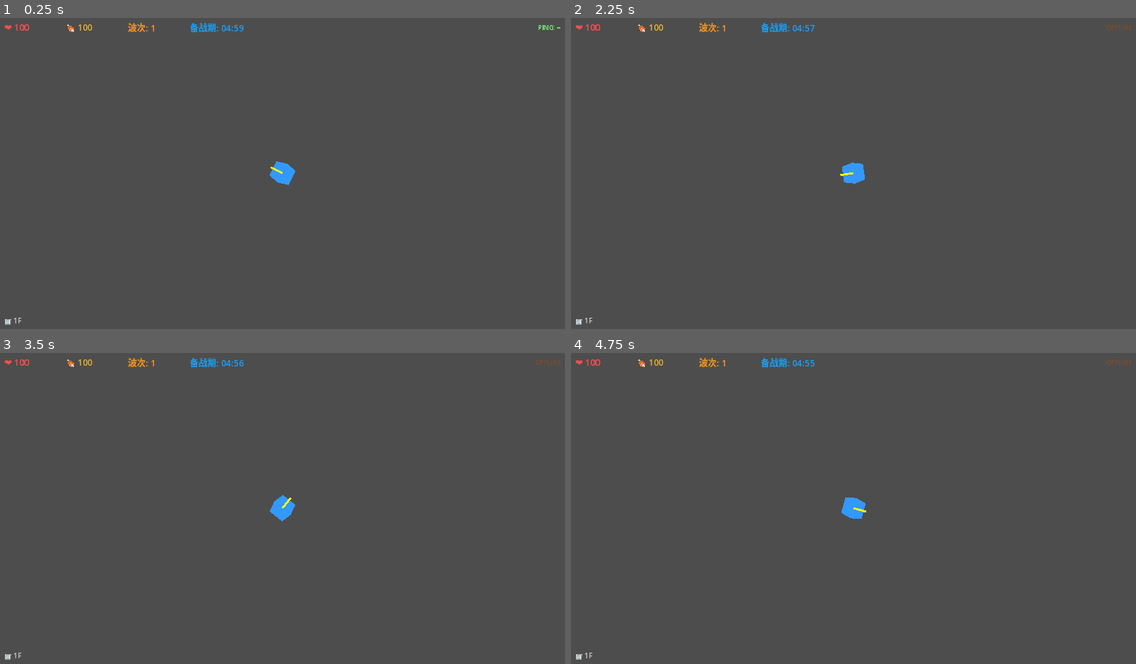
Above: before the commit, frames 1-4 (two rows, left to right).
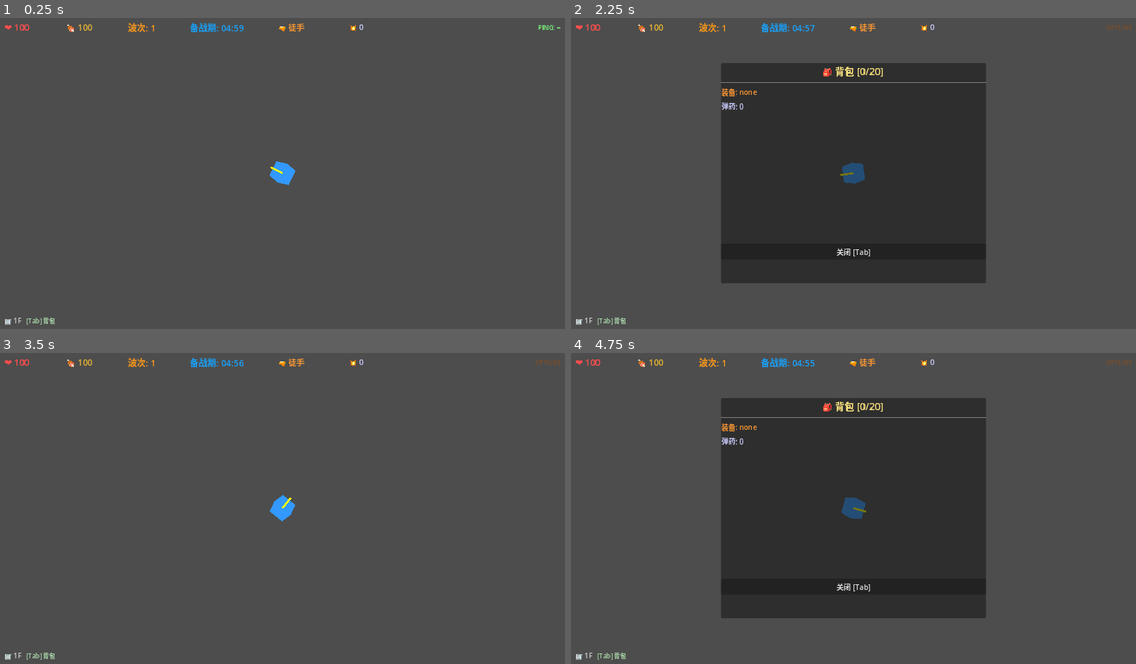
Above: after the commit, the same moments.

Repository: hewenze11/mall-survival
Game: Godot game, scene res://scenes/Game.tscn
Same seed, same stepped clock (60 frames per second), same inputs: the game is played once before the commit and once after it. This scene is started directly instead of the project's main scene.
Inputs (mouse positions are in pixels of both pictures, inside the frame that each line leads up to):
- Up to frame 1 (0.25 s): no input
- Up to frame 2 (2.25 s): tap Enter at 0.5 s; move the mouse to (977, 157) at 0.52 s; hold D (move_right) 0.53-1.25 s; tap E (interact, bound only after the commit) at 0.6 s; tap Tab at 0.8, 2.1 s; click (853, 251) at 1.25 s, where only the run after the commit has a clickable "关闭 [Tab]"; tap Space at 2 s; move the mouse to (740, 189) at 2.02 s; hold S (move_down) from 2.03 s (still down)
- Up to frame 3 (3.5 s): tap E (interact, bound only after the commit) at 2.3 s; tap Enter at 2.75 s; move the mouse to (339, 436) at 2.77 s; release S (move_down) at 2.78 s; hold D (move_right) from 2.78 s (still down); click (339, 436) at 2.85 s; tap Tab at 3.05 s
- Up to frame 4 (4.75 s): tap Space at 3.5 s; move the mouse to (825, 570) at 3.52 s; release D (move_right) at 3.53 s; hold W (move_up) 3.53-4.28 s; tap E (interact, bound only after the commit) at 3.6 s; tap Enter at 4.25 s; move the mouse to (1023, 555) at 4.27 s; hold A (move_left) from 4.28 s (still down); tap Tab at 4.35 s

The runs differ from the first frame. In frame 1, 0.1% of the frame differs, in the area x 4-65%, y 1-99%; in frame 2, 33%, in the area x 4-74%, y 1-99%; in frame 3, 0.1%; in frame 4, 33%.

Commit message:
feat: M5 inventory and resource system
- Add Item schema (id, type, name, x, y, floor, value, isPickedUp)
- Add InventoryItem schema (itemType, itemName, quantity, value)
- Update Player schema: inventory MapSchema, inventoryCount, equippedWeapon, ammo, currentFloor
- Update GameState schema: items MapSchema
- Add ItemSystem: spawnInitialItems, handlePickup (server-side distance validation), handleUseItem
- Update GameRoom: integrate ItemSystem, handle 'pickup' and 'use_item' messages
- Client: ItemSprite.gd/tscn for in-world item rendering with E-key pickup prompt
- Client: Inventory.gd/tscn - Tab key toggle, displays inventory items, click to use
- Client: NetworkManager - send_pickup(), send_use_item(), pickup_result/use_item_result signals
- Client: Game.gd - items_container, _sync_items(), Inventory UI integration
- Client: HUD.gd - update_weapon() for equipped weapon and ammo display
- Client: project.godot - add 'interact' (E key) input action
- 4 item types: food (hunger+), medicine (health+), weapon (equip), ammo (ammo+)
- Items spawn across 3 floors (5-7 per floor), weighted random selection
- Inventory capacity: 20 slots, same-type items stack

Diff:
--- a/client/project.godot
+++ b/client/project.godot
@@ -58,6 +58,11 @@
 "events": [Object(InputEventMouseButton,"resource_local_to_scene":false,"resource_name":"","device":-1,"window_id":0,"a …(253 unchanged characters)…
 ]
 }
+interact={
+"deadzone": 0.5,
+"events": [Object(InputEventKey,"resource_local_to_scene":false,"resource_name":"","device":-1,"window_id":0,"alt_pressed":false,"shift_pressed":false,"ctrl_pressed":false,"meta_pressed":false,"pressed":false,"keycode":0,"physical_keycode":69,"key_label":0,"unicode":101,"echo":false,"script":null)
+]
+}
 
 [physics]
 
--- a/client/scenes/Game.tscn
+++ b/client/scenes/Game.tscn
@@ -1,7 +1,8 @@
-[gd_scene load_steps=4 format=3 uid="uid://game_scene"]
+[gd_scene load_steps=5 format=3 uid="uid://game_scene"]
 
 [ext_resource type="Script" path="res://scripts/Game.gd" id="1_game"]
 [ext_resource type="Script" path="res://scripts/HUD.gd" id="2_hud"]
+[ext_resource type="Script" path="res://scripts/Inventory.gd" id="3_inv"]
 
 [node name="Game" type="Node2D"]
 script = ExtResource("1_game")
@@ -14,6 +15,8 @@
 [node name="players_container" type="Node2D" parent="."]
 
 [node name="zombies_container" type="Node2D" parent="."]
+
+[node name="items_container" type="Node2D" parent="."]
 
 [node name="HUD" type="CanvasLayer" parent="."]
 script = ExtResource("2_hud")
@@ -63,6 +66,20 @@
 theme_override_colors/font_color = Color(0.3, 0.8, 1, 1)
 text = "备战期: 05:00"
 
+[node name="weapon_label" type="Label" parent="HUD/HUDContainer/TopBar"]
+layout_mode = 2
+custom_minimum_size = Vector2(140, 0)
+theme_override_font_sizes/font_size = 18
+theme_override_colors/font_color = Color(1.0, 0.6, 0.2, 1)
+text = "🔫 none"
+
+[node name="ammo_label" type="Label" parent="HUD/HUDContainer/TopBar"]
+layout_mode = 2
+custom_minimum_size = Vector2(80, 0)
+theme_override_font_sizes/font_size = 18
+theme_override_colors/font_color = Color(0.8, 0.8, 1.0, 1)
+text = "💥 0"
+
 [node name="Spacer" type="Control" parent="HUD/HUDContainer/TopBar"]
 layout_mode = 2
 size_flags_horizontal = 3
@@ -87,3 +104,74 @@
 theme_override_font_sizes/font_size = 16
 theme_override_colors/font_color = Color(0.8, 0.8, 0.8, 1)
 text = "🏢 1F"
+
+[node name="inventory_hint_label" type="Label" parent="HUD/HUDContainer/BottomBar"]
+layout_mode = 2
+theme_override_font_sizes/font_size = 14
+theme_override_colors/font_color = Color(0.7, 0.9, 0.7, 1)
+text = "  [Tab] 背包"
+
+[node name="Inventory" type="CanvasLayer" parent="."]
+layer = 10
+script = ExtResource("3_inv")
+
+[node name="inventory_panel" type="PanelContainer" parent="Inventory"]
+visible = false
+layout_mode = 1
+anchor_left = 0.5
+anchor_top = 0.5
+anchor_right = 0.5
+anchor_bottom = 0.5
+offset_left = -300.0
+offset_top = -250.0
+offset_right = 300.0
+offset_bottom = 250.0
+
+[node name="VBoxContainer" type="VBoxContainer" parent="Inventory/inventory_panel"]
+layout_mode = 2
+theme_override_constants/separation = 8
+
+[node name="title_label" type="Label" parent="Inventory/inventory_panel/VBoxContainer"]
+layout_mode = 2
+theme_override_font_sizes/font_size = 22
+theme_override_colors/font_color = Color(1, 0.9, 0.5, 1)
+text = "🎒 背包 [0/20]"
+horizontal_alignment = 1
+
+[node name="HSeparator" type="HSeparator" parent="Inventory/inventory_panel/VBoxContainer"]
+layout_mode = 2
+
+[node name="weapon_label" type="Label" parent="Inventory/inventory_panel/VBoxContainer"]
+layout_mode = 2
+theme_override_font_sizes/font_size = 16
+theme_override_colors/font_color = Color(1.0, 0.6, 0.2, 1)
+text = "装备: none"
+
+[node name="ammo_label" type="Label" parent="Inventory/inventory_panel/VBoxContainer"]
+layout_mode = 2
+theme_override_font_sizes/font_size = 16
+theme_override_colors/font_color = Color(0.8, 0.8, 1.0, 1)
+text = "弹药: 0"
+
+[node name="HSeparator2" type="HSeparator" parent="Inventory/inventory_panel/VBoxContainer"]
+layout_mode = 2
+
+[node name="ScrollContainer" type="ScrollContainer" parent="Inventory/inventory_panel/VBoxContainer"]
+layout_mode = 2
+custom_minimum_size = Vector2(560, 260)
+
+[node name="item_grid" type="GridContainer" parent="Inventory/inventory_panel/VBoxContainer/ScrollContainer"]
+layout_mode = 2
+size_flags_horizontal = 3
+columns = 4
+theme_override_constants/h_separation = 8
+theme_override_constants/v_separation = 8
+
+[node name="HSeparator3" type="HSeparator" parent="Inventory/inventory_panel/VBoxContainer"]
+layout_mode = 2
+
+[node name="close_button" type="Button" parent="Inventory/inventory_panel/VBoxContainer"]
+layout_mode = 2
+custom_minimum_size = Vector2(0, 36)
+theme_override_font_sizes/font_size = 16
+text = "关闭 [Tab]"
--- /dev/null
+++ b/client/scenes/Inventory.tscn
@@ -0,0 +1,68 @@
+[gd_scene load_steps=2 format=3 uid="uid://inventory_scene"]
+
+[ext_resource type="Script" path="res://scripts/Inventory.gd" id="1_inv"]
+
+[node name="Inventory" type="CanvasLayer"]
+layer = 10
+script = ExtResource("1_inv")
+
+[node name="inventory_panel" type="PanelContainer" parent="."]
+visible = false
+layout_mode = 1
+anchor_left = 0.5
+anchor_top = 0.5
+anchor_right = 0.5
+anchor_bottom = 0.5
+offset_left = -300.0
+offset_top = -250.0
+offset_right = 300.0
+offset_bottom = 250.0
+
+[node name="VBoxContainer" type="VBoxContainer" parent="inventory_panel"]
+layout_mode = 2
+theme_override_constants/separation = 8
+
+[node name="title_label" type="Label" parent="inventory_panel/VBoxContainer"]
+layout_mode = 2
+theme_override_font_sizes/font_size = 22
+theme_override_colors/font_color = Color(1, 0.9, 0.5, 1)
+text = "🎒 背包 [0/20]"
+horizontal_alignment = 1
+
+[node name="HSeparator" type="HSeparator" parent="inventory_panel/VBoxContainer"]
+layout_mode = 2
+
+[node name="weapon_label" type="Label" parent="inventory_panel/VBoxContainer"]
+layout_mode = 2
+theme_override_font_sizes/font_size = 16
+theme_override_colors/font_color = Color(1.0, 0.6, 0.2, 1)
+text = "装备: none"
+
+[node name="ammo_label" type="Label" parent="inventory_panel/VBoxContainer"]
+layout_mode = 2
+theme_override_font_sizes/font_size = 16
+theme_override_colors/font_color = Color(0.8, 0.8, 1.0, 1)
+text = "弹药: 0"
+
+[node name="HSeparator2" type="HSeparator" parent="inventory_panel/VBoxContainer"]
+layout_mode = 2
+
+[node name="ScrollContainer" type="ScrollContainer" parent="inventory_panel/VBoxContainer"]
+layout_mode = 2
+custom_minimum_size = Vector2(560, 300)
+
+[node name="item_grid" type="GridContainer" parent="inventory_panel/VBoxContainer/ScrollContainer"]
+layout_mode = 2
+size_flags_horizontal = 3
+columns = 4
+theme_override_constants/h_separation = 8
+theme_override_constants/v_separation = 8
+
+[node name="HSeparator3" type="HSeparator" parent="inventory_panel/VBoxContainer"]
+layout_mode = 2
+
+[node name="close_button" type="Button" parent="inventory_panel/VBoxContainer"]
+layout_mode = 2
+custom_minimum_size = Vector2(0, 36)
+theme_override_font_sizes/font_size = 16
+text = "关闭 [Tab]"
--- /dev/null
+++ b/client/scenes/ItemSprite.tscn
@@ -0,0 +1,35 @@
+[gd_scene load_steps=2 format=3 uid="uid://item_sprite_scene"]
+
+[ext_resource type="Script" path="res://scripts/ItemSprite.gd" id="1_item"]
+
+[node name="ItemSprite" type="Node2D"]
+script = ExtResource("1_item")
+
+[node name="icon_label" type="Label" parent="."]
+offset_left = -16.0
+offset_top = -20.0
+offset_right = 16.0
+offset_bottom = 0.0
+theme_override_font_sizes/font_size = 22
+horizontal_alignment = 1
+
+[node name="name_label" type="Label" parent="."]
+offset_left = -40.0
+offset_top = 2.0
+offset_right = 40.0
+offset_bottom = 18.0
+theme_override_font_sizes/font_size = 11
+theme_override_colors/font_color = Color(0.9, 0.9, 0.9, 1)
+horizontal_alignment = 1
+text = "物品"
+
+[node name="prompt_label" type="Label" parent="."]
+visible = false
+offset_left = -50.0
+offset_top = -40.0
+offset_right = 50.0
+offset_bottom = -24.0
+theme_override_font_sizes/font_size = 12
+theme_override_colors/font_color = Color(1, 1, 0.4, 1)
+horizontal_alignment = 1
+text = "[E] 拾取"
--- a/client/scripts/Game.gd
+++ b/client/scripts/Game.gd
@@ -5,9 +5,11 @@
 
 const PLAYER_SCENE = preload("res://scenes/Player.tscn")
 const REMOTE_PLAYER_SCENE_PATH = "res://scenes/Player.tscn"  # Reuse same visual, different script
+const ITEM_SPRITE_SCENE = preload("res://scenes/ItemSprite.tscn")
 
 var local_player: CharacterBody2D = null
 var remote_players: Dictionary = {}  # player_id -> RemotePlayer node
+var item_sprites: Dictionary = {}    # item_id -> ItemSprite node
 
 var current_wave: int = 1
 var game_phase: String = "PREP"  # "PREP" or "WAVE"
@@ -16,12 +18,15 @@
 
 @onready var players_container: Node2D = $players_container
 @onready var zombies_container: Node2D = $zombies_container
+@onready var items_container: Node2D = $items_container
 @onready var hud: Node = $HUD
 @onready var camera: Camera2D = $Camera2D
+@onready var inventory_ui: CanvasLayer = $Inventory
 
 
 func _ready() -> void:
 	print("[Game] Game scene loaded")
+	add_to_group("game")
 
 	# Connect NetworkManager signals
 	NetworkManager.state_updated.connect(_on_state_updated)
@@ -39,6 +44,12 @@
 		hud.update_wave(current_wave)
 		hud.update_phase(game_phase, prep_countdown)
 
+	# Wire inventory close button
+	if inventory_ui:
+		var close_btn = inventory_ui.get_node_or_null("inventory_panel/VBoxContainer/close_button")
+		if close_btn:
+			close_btn.pressed.connect(func(): inventory_ui.hide_inventory())
+
 
 func _process(delta: float) -> void:
 	# Update prep countdown timer locally (server will correct it)
@@ -54,6 +65,11 @@
 		_update_ping_display()
 
 
+func _input(event: InputEvent) -> void:
+	# Tab键在Player.gd和Inventory.gd中均有处理，这里不重复
+	pass
+
+
 func _spawn_local_player() -> void:
 	local_player = PLAYER_SCENE.instantiate()
 	players_container.add_child(local_player)
@@ -79,7 +95,6 @@
 	var remote = scene.instantiate()
 
 	# Override script with RemotePlayer
-	# Since we're reusing Player.tscn, set script manually
 	var remote_script = load("res://scripts/RemotePlayer.gd")
 	remote.set_script(remote_script)
 
@@ -106,6 +121,55 @@
 
 
 # ============================================================
+# Item management
+# ============================================================
+
+func _sync_items(items: Dictionary) -> void:
+	var current_floor = 1  # TODO: get from player state
+
+	# Remove items no longer in state
+	var to_remove: Array = []
+	for item_id in item_sprites:
+		if not items.has(item_id):
+			to_remove.append(item_id)
+	for item_id in to_remove:
+		if item_sprites.has(item_id):
+			item_sprites[item_id].queue_free()
+			item_sprites.erase(item_id)
+
+	# Add/update items
+	for item_id in items:
+		var item_data = items[item_id]
+		if typeof(item_data) != TYPE_DICTIONARY:
+			continue
+
+		var item_floor = item_data.get("floor", 1)
+		# Only show items on current floor
+		if item_floor != current_floor:
+			# Hide if exists on wrong floor
+			if item_sprites.has(item_id):
+				item_sprites[item_id].visible = false
+			continue
+
+		if not item_sprites.has(item_id):
+			# Spawn new item sprite
+			var sprite = ITEM_SPRITE_SCENE.instantiate()
+			items_container.add_child(sprite)
+			sprite.initialize(
+				item_id,
+				item_data.get("type", "food"),
+				item_data.get("name", "物品"),
+				item_data.get("x", 0.0),
+				item_data.get("y", 0.0),
+				item_floor
+			)
+			item_sprites[item_id] = sprite
+		else:
+			# Ensure visible on correct floor
+			item_sprites[item_id].visible = true
+
+
+# ============================================================
 # NetworkManager signal handlers
 # ============================================================
 
@@ -121,6 +185,10 @@
 
 	if state.has("countdown"):
 		prep_countdown = state["countdown"]
+
+	# Sync items from state
+	if state.has("items") and typeof(state["items"]) == TYPE_DICTIONARY:
+		_sync_items(state["items"])
 
 	# Sync remote players from full state
 	if state.has("players"):
@@ -138,6 +206,12 @@
 						local_player.set_hunger(pdata["hunger"])
 						if hud:
 							hud.update_hunger(pdata["hunger"])
+					# Update HUD weapon/ammo display
+					if hud:
+						var weapon = pdata.get("equippedWeapon", "none")
+						var ammo = pdata.get("ammo", 0)
+						if hud.has_method("update_weapon"):
+							hud.update_weapon(weapon, ammo)
 				else:
 					if remote_players.has(pid):
 						remote_players[pid].update_state(players[pid])
@@ -174,7 +248,6 @@
 
 
 func _update_ping_display() -> void:
-	# Approximate ping display (real ping would require pong messages)
 	if hud:
 		var status = "ONLINE" if NetworkManager.is_connected_to_room() else "OFFLINE"
 		hud.update_ping(status)
--- a/client/scripts/HUD.gd
+++ b/client/scripts/HUD.gd
@@ -1,7 +1,7 @@
 extends CanvasLayer
 
 # HUD.gd - Heads-Up Display for Mall Survival
-# Shows health, hunger, wave number, and phase countdown
+# Shows health, hunger, wave number, phase countdown, and weapon info
 
 var _health: int = 100
 var _hunger: int = 100
@@ -13,6 +13,8 @@
 @onready var wave_label: Label = $HUDContainer/TopBar/wave_label
 @onready var phase_label: Label = $HUDContainer/TopBar/phase_label
 @onready var ping_label: Label = $HUDContainer/TopBar/PingLabel
+@onready var weapon_label: Label = $HUDContainer/TopBar/weapon_label
+@onready var ammo_label: Label = $HUDContainer/TopBar/ammo_label
 
 
 func _ready() -> void:
@@ -20,13 +22,13 @@
 	update_hunger(100)
 	update_wave(1)
 	update_phase("PREP", 300.0)
+	update_weapon("none", 0)
 
 
 func update_health(value: int) -> void:
 	_health = clamp(value, 0, 100)
 	if health_label:
 		health_label.text = "❤️ %d" % _health
-		# Color feedback: red when low health
 		if _health <= 25:
 			health_label.modulate = Color(1, 0.2, 0.2, 1)
 		elif _health <= 50:
@@ -39,7 +41,6 @@
 	_hunger = clamp(value, 0, 100)
 	if hunger_label:
 		hunger_label.text = "🍖 %d" % _hunger
-		# Color feedback: orange when hungry
 		if _hunger <= 25:
 			hunger_label.modulate = Color(1, 0.3, 0.1, 1)
 		elif _hunger <= 50:
@@ -70,6 +71,16 @@
 			phase_label.modulate = Color(1, 1, 1, 1)
 
 
+func update_weapon(weapon: String, player_ammo: int) -> void:
+	if weapon_label:
+		match weapon:
+			"pistol":  weapon_label.text = "🔫 手枪"
+			"shotgun": weapon_label.text = "💥 霰弹枪"
+			_:         weapon_label.text = "🔫 徒手"
+	if ammo_label:
+		ammo_label.text = "💥 %d" % player_ammo
+
+
 func update_ping(status: String) -> void:
 	if ping_label:
 		ping_label.text = status
@@ -79,6 +90,5 @@
 			ping_label.modulate = Color(1, 0.3, 0.3, 1)
 
 
-func show_message(text: String, duration: float = 3.0) -> void:
-	# TODO: Show a temporary message on screen
+func show_message(text: String, _duration: float = 3.0) -> void:
 	print("[HUD] Message: %s" % text)
--- /dev/null
+++ b/client/scripts/Inventory.gd
@@ -0,0 +1,179 @@
+extends CanvasLayer
+
+# Inventory.gd - 背包UI控制器
+# Tab 键开关，显示玩家背包内容，支持使用物品
+
+var _visible_panel: bool = false
+var _item_buttons: Array = []
+
+@onready var inventory_panel: PanelContainer = $inventory_panel
+@onready var item_grid: GridContainer = $inventory_panel/VBoxContainer/ScrollContainer/item_grid
+@onready var weapon_label: Label = $inventory_panel/VBoxContainer/weapon_label
+@onready var ammo_label: Label = $inventory_panel/VBoxContainer/ammo_label
+@onready var title_label: Label = $inventory_panel/VBoxContainer/title_label
+@onready var close_button: Button = $inventory_panel/VBoxContainer/close_button
+
+
+func _ready() -> void:
+	# 初始隐藏
+	inventory_panel.visible = false
+	_visible_panel = false
+
+	# 关闭按钮
+	if close_button:
+		close_button.pressed.connect(hide_inventory)
+
+	# 连接状态更新信号
+	NetworkManager.state_updated.connect(_on_state_updated)
+
+	print("[Inventory] Inventory UI ready")
+
+
+func _input(event: InputEvent) -> void:
+	# Tab 键切换背包显示
+	if event is InputEventKey and event.pressed and not event.echo:
+		if event.keycode == KEY_TAB:
+			toggle_visibility()
+			get_viewport().set_input_as_handled()
+
+
+func toggle_visibility() -> void:
+	_visible_panel = !_visible_panel
+	inventory_panel.visible = _visible_panel
+	if _visible_panel:
+		_refresh_inventory()
+
+
+func hide_inventory() -> void:
+	_visible_panel = false
+	inventory_panel.visible = false
+
+
+func _on_state_updated(state: Dictionary) -> void:
+	# 如果背包开着，实时刷新
+	if _visible_panel:
+		_refresh_inventory()
+
+
+func _refresh_inventory() -> void:
+	# 清空现有物品按钮
+	for btn in _item_buttons:
+		if is_instance_valid(btn):
+			btn.queue_free()
+	_item_buttons.clear()
+
+	# 从服务端状态获取本地玩家数据
+	var my_id = NetworkManager.local_player_id
+	var state = NetworkManager.game_state
+
+	if not state.has("players"):
+		return
+
+	var players = state["players"]
+	if not players.has(my_id):
+		return
+
+	var player_data = players[my_id]
+
+	# 更新武器和弹药信息
+	var weapon = player_data.get("equippedWeapon", "none")
+	var player_ammo = player_data.get("ammo", 0)
+
+	if weapon_label:
+		var weapon_text = "none"
+		if weapon == "pistol":
+			weapon_text = "🔫 手枪"
+		elif weapon == "shotgun":
+			weapon_text = "💥 霰弹枪"
+		weapon_label.text = "装备: %s" % weapon_text
+
+	if ammo_label:
+		ammo_label.text = "弹药: %d" % player_ammo
+
+	# 显示背包物品
+	var inventory = player_data.get("inventory", {})
+	var inv_count = player_data.get("inventoryCount", 0)
+
+	# 更新标题显示容量
+	if title_label:
+		title_label.text = "🎒 背包 [%d/20]" % inv_count
+
+	if typeof(inventory) != TYPE_DICTIONARY:
+		return
+
+	for item_key in inventory:
+		var item_data = inventory[item_key]
+		if typeof(item_data) != TYPE_DICTIONARY:
+			continue
+
+		var item_name = item_data.get("itemName", item_key)
+		var item_type = item_data.get("itemType", "")
+		var quantity = item_data.get("quantity", 1)
+		var value = item_data.get("value", 0)
+
+		# 创建物品按钮
+		var btn = Button.new()
+		btn.text = _format_item_text(item_type, item_name, quantity, value)
+		btn.custom_minimum_size = Vector2(130, 60)
+		btn.tooltip_text = _get_item_tooltip(item_type, item_name, value)
+		btn.autowrap_mode = TextServer.AUTOWRAP_WORD
+
+		# 按物品类型设置颜色
+		var color = _get_item_color(item_type)
+		btn.add_theme_color_override("font_color", color)
+
+		# 绑定点击事件
+		var key_capture = item_key
+		btn.pressed.connect(func(): _on_item_clicked(key_capture))
+
+		item_grid.add_child(btn)
+		_item_buttons.append(btn)
+
+
+func _format_item_text(item_type: String, item_name: String, quantity: int, _value: int) -> String:
+	var icon = ""
+	match item_type:
+		"food":     icon = "🍞"
+		"medicine": icon = "💊"
+		"weapon":
+			if item_name == "pistol":
+				icon = "🔫"
+			else:
+				icon = "💥"
+		"ammo":     icon = "🔴"
+		_:          icon = "📦"
+	return "%s %s\n×%d" % [icon, item_name, quantity]
+
+
+func _get_item_tooltip(item_type: String, item_name: String, value: int) -> String:
+	match item_type:
+		"food":
+			return "%s\n恢复饥饿 +%d" % [item_name, value]
+		"medicine":
+			return "%s\n恢复血量 +%d" % [item_name, value]
+		"weapon":
+			if item_name == "pistol":
+				return "手枪\n伤害 %d\n点击装备" % value
+			elif item_name == "shotgun":
+				return "霰弹枪\n伤害 %d\n点击装备" % value
+			return "%s\n点击装备" % item_name
+		"ammo":
+			return "%s\n+%d发\n点击装填" % [item_name, value]
+	return item_name
+
+
+func _get_item_color(item_type: String) -> Color:
+	match item_type:
+		"food":     return Color(0.9, 0.7, 0.2)   # 金黄
+		"medicine": return Color(0.3, 1.0, 0.5)   # 绿色
+		"weapon":   return Color(1.0, 0.5, 0.2)   # 橙色
+		"ammo":     return Color(0.8, 0.8, 1.0)   # 淡蓝
+	return Color(1, 1, 1)
+
+
+func _on_item_clicked(item_key: String) -> void:
+	print("[Inventory] Using item: %s" % item_key)
+	NetworkManager.send_use_item(item_key)
+	# 短暂延迟后刷新UI（等待服务端响应）
+	await get_tree().create_timer(0.15).timeout
+	_refresh_inventory()
--- /dev/null
+++ b/client/scripts/ItemSprite.gd
@@ -0,0 +1,68 @@
+extends Node2D
+
+# ItemSprite.gd - 地图上物资的可视化节点
+# 玩家靠近时显示交互提示，按 E 键拾取
+
+const PICKUP_DISTANCE: float = 100.0
+
+var item_id: String = ""
+var item_type: String = ""
+var item_name: String = ""
+var item_floor: int = 1
+
+var _prompt_visible: bool = false
+
+@onready var name_label: Label = $name_label
+@onready var prompt_label: Label = $prompt_label
+@onready var icon_label: Label = $icon_label
+
+
+func _ready() -> void:
+	if prompt_label:
+		prompt_label.visible = false
+
+
+func initialize(id: String, type: String, name: String, x: float, y: float, floor: int) -> void:
+	item_id = id
+	item_type = type
+	item_name = name
+	item_floor = floor
+	global_position = Vector2(x, y)
+
+	if name_label:
+		name_label.text = name
+
+	if icon_label:
+		icon_label.text = _get_icon(type)
+
+
+func _process(_delta: float) -> void:
+	# 检测本地玩家距离，显示交互提示
+	var game = get_tree().get_first_node_in_group("game")
+	if not game:
+		return
+
+	var local_player = game.get("local_player")
+	if not local_player or not is_instance_valid(local_player):
+		return
+
+	var dist = global_position.distance_to(local_player.global_position)
+	var in_range = dist <= PICKUP_DISTANCE
+
+	if in_range != _prompt_visible:
+		_prompt_visible = in_range
+		if prompt_label:
+			prompt_label.visible = in_range
+
+	# E 键拾取
+	if in_range and Input.is_action_just_pressed("interact"):
+		NetworkManager.send_pickup(item_id)
+
+
+func _get_icon(type: String) -> String:
+	match type:
+		"food":     return "🍞"
+		"medicine": return "💊"
+		"weapon":   return "🔫"
+		"ammo":     return "🔴"
+	return "📦"
--- a/client/scripts/NetworkManager.gd
+++ b/client/scripts/NetworkManager.gd
@@ -13,6 +13,9 @@
 signal game_phase_updated(phase: String, countdown: float)
 signal damage_received(amount: int)
 signal room_error(code: int, message: String)
+signal pickup_result(success: bool, item_id: String)
+signal use_item_result(success: bool, item_key: String)
+signal items_updated(items: Dictionary)
 
 # Colyseus message protocol opcodes
 const PROTOCOL_JOIN = 10
@@ -145,6 +148,24 @@
 	if _state != ConnectionState.IN_ROOM:
 		return
 	_send_room_message({"type": "interact"})
+
+
+func send_pickup(item_id: String) -> void:
+	if _state != ConnectionState.IN_ROOM:
+		return
+	_send_room_message({
+		"type": "pickup",
+		"itemId": item_id
+	})
+
+
+func send_use_item(item_key: String) -> void:
+	if _state != ConnectionState.IN_ROOM:
+		return
+	_send_room_message({
+		"type": "use_item",
+		"itemKey": item_key
+	})
 
 
 func is_connected_to_room() -> bool:
@@ -247,6 +268,14 @@
 		"damage":
 			var amount = msg.get("amount", 0)
 			damage_received.emit(amount)
+		"pickup_result":
+			var success = msg.get("success", false)
+			var item_id = msg.get("itemId", "")
+			pickup_result.emit(success, item_id)
+		"use_item_result":
+			var success = msg.get("success", false)
+			var item_key = msg.get("itemKey", "")
+			use_item_result.emit(success, item_key)
 		_:
 			if msg_type != "":
 				print("[NetworkManager] Unknown message type: %s" % msg_type)
--- a/client/scripts/Player.gd
+++ b/client/scripts/Player.gd
@@ -9,6 +9,8 @@
 var player_name: String = ""
 var health: int = 100
 var hunger: int = 100
+var equipped_weapon: String = "none"
+var ammo: int = 0
 var _move_timer: float = 0.0
 var _last_sent_pos: Vector2 = Vector2.ZERO
 var _camera: Camera2D = null
@@ -97,3 +99,8 @@
 
 func set_hunger(new_hunger: int) -> void:
 	hunger = new_hunger
+
+
+func set_weapon(weapon_name: String, new_ammo: int) -> void:
+	equipped_weapon = weapon_name
+	ammo = new_ammo
Not shown, changed: server/src/rooms/GameRoom.ts
Not shown, changed: server/src/schemas/GameState.ts
Not shown, added: server/src/schemas/InventoryItem.ts
Not shown, added: server/src/schemas/Item.ts
Not shown, changed: server/src/schemas/Player.ts
Not shown, added: server/src/systems/ItemSystem.ts
